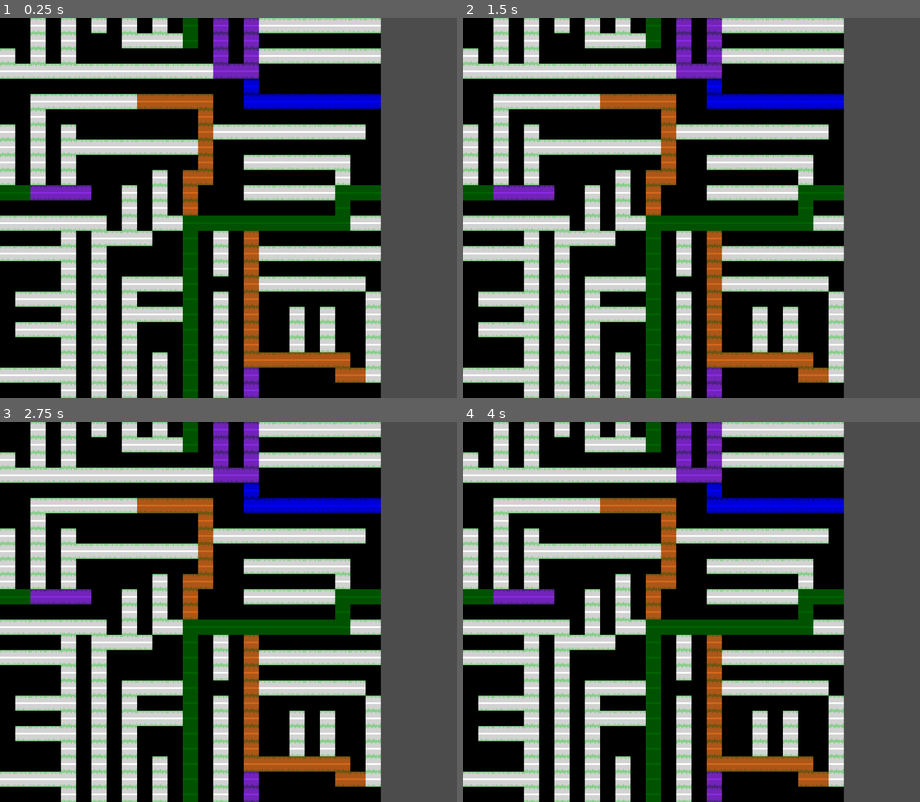
Above: before the commit, frames 1-4 (two rows, left to right).
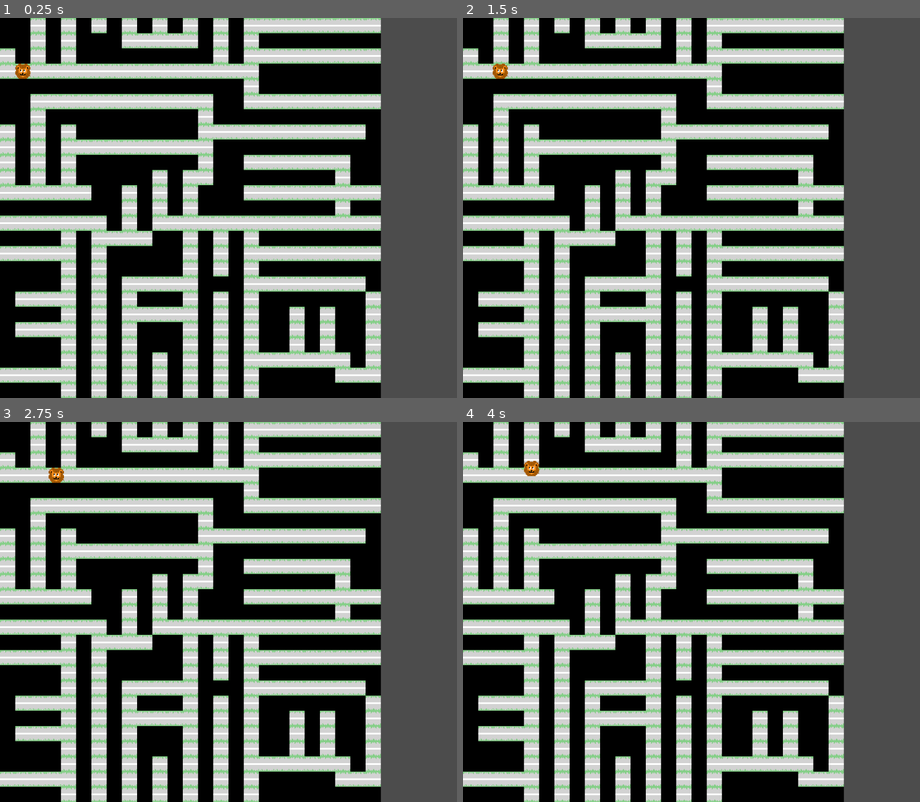
Above: after the commit, the same moments.

Repository: jcnauta/LD50
Game: Godot game, scene res://src/Game.tscn
Two runs of this game, one before a commit and one after it. Both use one fixed random seed, a clock stepped at 60 frames per second and the inputs below.
Inputs:
- Up to frame 1 (0.25 s): no input
- Up to frame 2 (1.5 s): tap Enter at 0.5 s; hold Space 0.53-1.28 s; tap Space at 1.35 s
- Up to frame 3 (2.75 s): tap Space at 1.52, 1.82 s; hold Space from 2.03 s (still down)
- Up to frame 4 (4 s): release Space at 2.78 s; tap Space at 2.85, 3.02, 3.32 s; hold Space from 3.53 s (still down)

The runs differ from the first frame. In frame 1, 12% of the frame differs, in the area x 0-84%, y 0-100%; in frame 2, 12%; in frame 3, 12%; in frame 4, 12%.

Commit message:
Loewie

Diff:
--- a/project.godot
+++ b/project.godot
@@ -23,6 +23,14 @@
 window/size/height=900
 window/size/resizable=false
 
+[input]
+
+end_turn={
+"deadzone": 0.5,
+"events": [ Object(InputEventKey,"resource_local_to_scene":false,"resource_name":"","device":0,"alt":false,"shift":false,"control":false,"meta":false,"command":false,"pressed":false,"scancode":0,"physical_scancode":32,"unicode":0,"echo":false,"script":null)
+ ]
+}
+
 [physics]
 
 common/enable_pause_aware_picking=true
--- a/src/City.gd
+++ b/src/City.gd
@@ -1,6 +1,7 @@
 extends Node2D
 
 var TileScene = preload("res://src/Tile.tscn")
+var GuyScene = preload("res://src/Guy.tscn")
 
 const street_len_min = 6
 const street_len_max = 12
@@ -11,8 +12,17 @@
 var generate_timeout_max = 0.2
 var generate_timeout = generate_timeout_max
 
+func pos_to_float_coord(pos):
+    return pos / G.tile_dim
+
+func random_passable_coord():
+    return passable_coords[randi() % len(passable_coords)]
+
 func random_coord():
     return Vector2(randi() % G.grid_dim, randi() % G.grid_dim)
+
+func tile_at_coord(coord):
+    return tiles[coord.y][coord.x]
 
 func add_coords(c0, c1):
     var c_new = c0 + c1
@@ -87,7 +97,7 @@
 
 func add_street_segment(segment):
     for coord in segment:
-        tiles[coord.y][coord.x].set_passable(true)
+        tile_at_coord(coord).set_passable(true)
         passable_coords.append(coord)
 
 func generate_streets(n_tries):
@@ -108,45 +118,60 @@
     var unvisited = []
     for dir in G.dirs4:
         var neigh_coord = add_coords(tile.coord, dir)
-        var neigh = tiles[neigh_coord.y][neigh_coord.x]
+        var neigh = tile_at_coord(neigh_coord)
         if neigh.passable and neigh.visited_from == null:
             unvisited.append(neigh)
     return unvisited
 
 func shortest_path(c0, c1):
+    if c0 == c1:
+        return []
+    elif c0 == null or c1 == null:
+        return null
+    # Reset DFS info
     for row in tiles:
         for tile in row:
             tile.visited_from = null
+    # Start search
     var queue = [c0]
     var found = false
-    while not found:
-        var popped = queue.pop_front()
-        if popped == c1:
+    while not found and len(queue) > 0:
+        var popped_coord = queue.pop_front()
+        var popped_tile = tile_at_coord(popped_coord)
+        if popped_coord == c1:
             var path = [c1]
-            var prev = c1.visited_from
+            var prev = tile_at_coord(c1).visited_from
             while true:
-                path.append(prev)
-                if prev == c0:
+                path.append(prev.coord)
+                if prev.coord == c0:
                     path.invert()
                     return path
                 prev = prev.visited_from
-        for unvisited in get_unvisited_neighs(popped):
-            unvisited.visited_from = popped
-            queue.append(unvisited)
+        for unvisited in get_unvisited_neighs(popped_tile):
+            unvisited.visited_from = popped_tile
+            queue.append(unvisited.coord)
+    return null
+
+func add_guys(n_guys):
+    for guy_idx in n_guys:
+        var spawn_pos = passable_coords[randi() % len(passable_coords)]
+        var guy = GuyScene.instance().init(spawn_pos, self)
+        $Guys.add_child(guy)
 
 func _ready():
     generate_city(70, 2)
     for row in tiles:
         for tile in row:
             $Tiles.add_child(tile)
-    seed(0)
-    var color_array = [Color.blue, Color.blueviolet, Color.chocolate, Color.darkgreen]
-    for ttt in range(4):
-        var test0 = passable_coords[randi() % len(passable_coords)]
-        var test1 = passable_coords[randi() % len(passable_coords)]
-        var path = shortest_path(tiles[test0.y][test0.x], tiles[test1.y][test1.x])
-        for p in path:
-            p.modulate = color_array[ttt]
+#    seed(0)
+#    var color_array = [Color.blue, Color.blueviolet, Color.chocolate, Color.darkgreen]
+#    for ttt in range(4):
+#        var test0 = passable_coords[randi() % len(passable_coords)]
+#        var test1 = passable_coords[randi() % len(passable_coords)]
+#        var path = shortest_path(tile_at_coord(test0), tile_at_coord(test1))
+#        for p in path:
+#            p.modulate = color_array[ttt]
+    add_guys(1)
 
 #func _process(delta):
 #    generate_timeout -= delta
--- a/src/City.tscn
+++ b/src/City.tscn
@@ -6,3 +6,5 @@
 script = ExtResource( 1 )
 
 [node name="Tiles" type="Node2D" parent="."]
+
+[node name="Guys" type="Node2D" parent="."]
--- /dev/null
+++ b/src/Guy.gd
@@ -0,0 +1,82 @@
+extends Node2D
+
+var coord = null
+var dest_coord = null
+var speed = 1
+var pixel_speed = speed * G.tile_dim
+var timeout = 0.05
+var city
+var path = null
+var walk_prev_idx = null
+var walk_next_idx = null
+var animate_to_destination = true
+
+func init(coord, city):
+    self.city = city
+    set_coord(coord)
+    return self
+
+func set_destination(coord):
+    if dest_coord != coord:
+        dest_coord = coord
+        update_path()
+        walk_prev_idx = 0
+        walk_next_idx = 1
+
+func update_path():
+    if dest_coord != null:
+        self.path = city.shortest_path(self.coord, dest_coord)
+    else:
+        self.path = []
+
+func shift_walk():
+    if walk_next_idx < len(path) - 1:
+        walk_prev_idx += 1
+        walk_next_idx += 1
+    else:
+        # We reached the destination
+        walk_prev_idx = null
+        walk_prev_idx = null
+        path = null
+
+func _process(delta):
+#    timeout -= delta
+#    if timeout <= 0:
+#        timeout += 0.05
+#        if dest_coord == null:
+#            dest_coord = city.random_passable_coord()
+#            return
+#        var path = city.shortest_path(self.coord, dest_coord)
+#        if path != null and len(path) >= 1:
+#            var path_idx = min(len(path) - 1, speed)
+#            self.set_coord(path[path_idx])
+#            if path_idx == len(path) - 1:
+#                dest_coord = null
+#        else:
+#            dest_coord = null
+    if Input.is_physical_key_pressed(KEY_SPACE) and dest_coord == null:
+        print("Set coord")
+        set_destination(city.random_passable_coord())
+    if animate_to_destination:
+        if path != null and walk_next_idx != null and walk_prev_idx != null:
+            var walk_pixels = pixel_speed * delta
+            while walk_pixels > 0:
+                var walk_next = path[walk_next_idx]
+                var walk_prev = path[walk_prev_idx]
+                var walk_dir = path[walk_next_idx] - path[walk_prev_idx]
+                var pixels_straight_vec = walk_pixels * walk_dir
+                var pixels_straight = pixels_straight_vec.length()
+                var walk_to_corner = walk_next - city.pos_to_float_coord(position)
+                var pixels_to_corner = pixel_speed * walk_to_corner.length()
+                var pixels_left_to_corner = pixels_to_corner - pixels_straight
+                if pixels_left_to_corner > 0:
+                    self.position += pixels_straight_vec
+                    walk_pixels = 0
+                else:
+                    self.position += pixels_to_corner * walk_to_corner
+                    walk_pixels -= pixels_to_corner
+                    shift_walk()
+
+func set_coord(new_coord):
+    self.coord = new_coord
+    self.position = new_coord * G.tile_dim
--- a/src/Guy.tscn
+++ b/src/Guy.tscn
@@ -1,9 +1,27 @@
-[gd_scene load_steps=2 format=2]
+[gd_scene load_steps=3 format=2]
 
 [ext_resource path="res://img/Loewi.png" type="Texture" id=1]
+[ext_resource path="res://src/Guy.gd" type="Script" id=2]
 
 [node name="Guy" type="Node2D"]
+script = ExtResource( 2 )
 
-[node name="Sprite" type="Sprite" parent="."]
+[node name="Sprite_NW" type="Sprite" parent="."]
+scale = Vector2( 2, 2 )
 texture = ExtResource( 1 )
 centered = false
+
+[node name="Sprite_NE" type="Sprite" parent="."]
+scale = Vector2( 2, 2 )
+texture = ExtResource( 1 )
+centered = false
+
+[node name="Sprite_SE" type="Sprite" parent="."]
+scale = Vector2( 2, 2 )
+texture = ExtResource( 1 )
+centered = false
+
+[node name="Sprite_SW" type="Sprite" parent="."]
+scale = Vector2( 2, 2 )
+texture = ExtResource( 1 )
+centered = false
